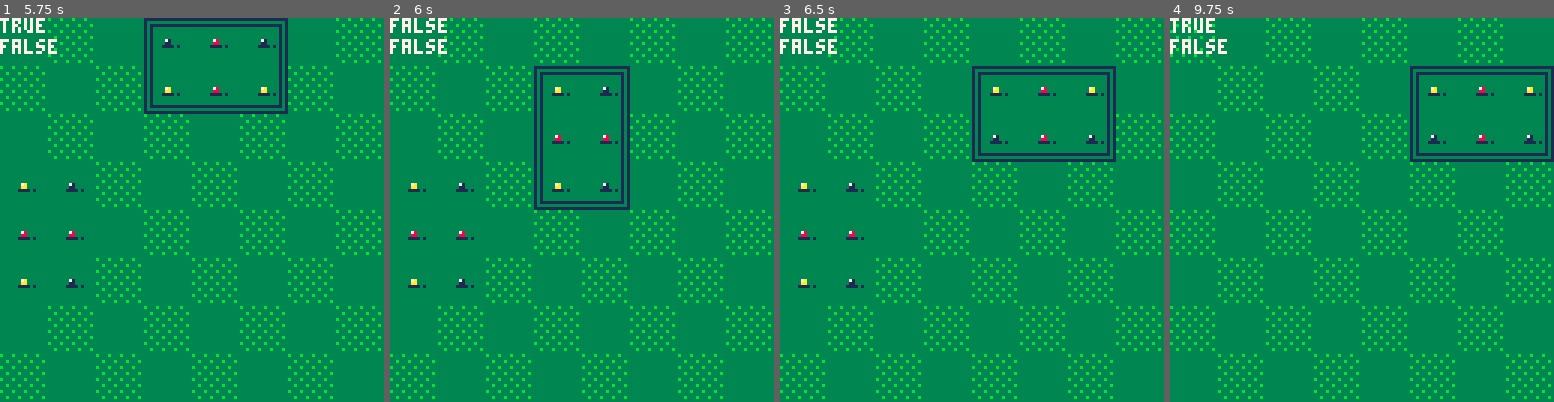
Above: before the commit, frames 1-4 (left to right).
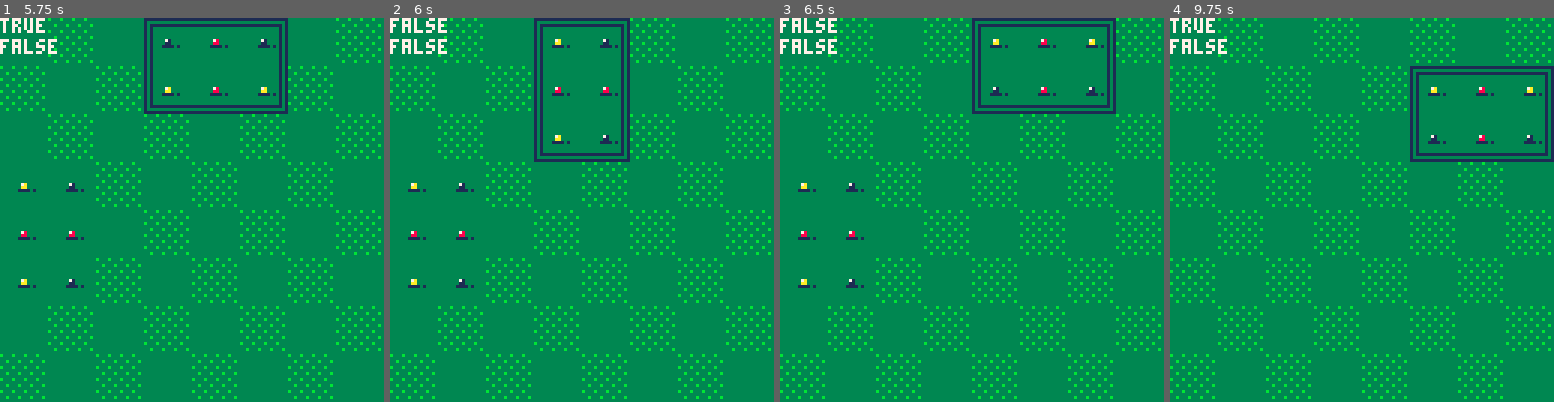
Above: after the commit, the same moments.

Repository: shen-sat/orchard
Game: PICO-8 cartridge game.p8
The game is run twice, just before and just after one commit, with the same random seed, the same clock (stepped at 60 frames per second) and the same inputs.
Inputs:
- Up to frame 1 (5.75 s): tap X (X key) at 0.33, 1.07, 1.85, 2.97, 4.08, 5.2 s; tap O (Z key) at 0.7, 1.7, 2.1, 2.5, 2.9, 3.3, 3.7, 4.1, 4.5, 4.9, 5.3, 5.7 s; hold Right 1.6-2.1 s; hold Up 2.15-2.42 s; hold Right 2.47-3.03 s; hold Left 3.08-3.58 s; hold Down 3.63-3.97 s; hold Right 4.02-4.68 s; hold Up 4.73-5.03 s; hold Left 5.08-5.68 s; hold Down from 5.73 s (still down)
- Up to frame 2 (6 s): keep holding Down
- Up to frame 3 (6.5 s): release Down at 6.03 s; hold Right from 6.08 s (still down); tap O (Z key) at 6.1 s; tap X (X key) at 6.32 s
- Up to frame 4 (9.75 s): tap O (Z key) every 0.4 s from 6.5 to 9.7 s; release Right at 6.58 s; hold Right 6.63-7.13 s; hold Up 7.18-7.45 s; tap X (X key) at 7.43, 8.55, 9.67 s; hold Right 7.5-8.07 s; hold Left 8.12-8.62 s; hold Down 8.67-9 s; hold Right 9.05-9.72 s

Frame 1 is identical in both runs. In frame 2, 2.7% of the frame differs, in the area x 37-63%, y 0-50%; in frame 3, 3.6%; in frame 4, 11%, in the area x 0-100%, y 0-100%.

Commit message:
Introduce place card on z_button hold and down button tap

Diff:
--- a/selected_card.lua
+++ b/selected_card.lua
@@ -91,7 +91,7 @@
     if self.slide_counter > 1 then self.slide_counter = 1 end
   end,
   plant_fruits = function(self)
-    if btnp(5) and self:is_placable() then
+    if z_button.is_down and btnp(3) and self:is_placable() then
       for fruit in all(self.card) do
 
         local matching_planted_fruit = fruit:matching_fruit()
@@ -140,7 +140,7 @@
       self.x0 -= tile_size
     elseif btnp(2) then
       self.y0 -= tile_size
-    elseif btnp(3) then
+    elseif btnp(3) and not z_button.is_down then
       self.y0 += tile_size
     end
   end,
